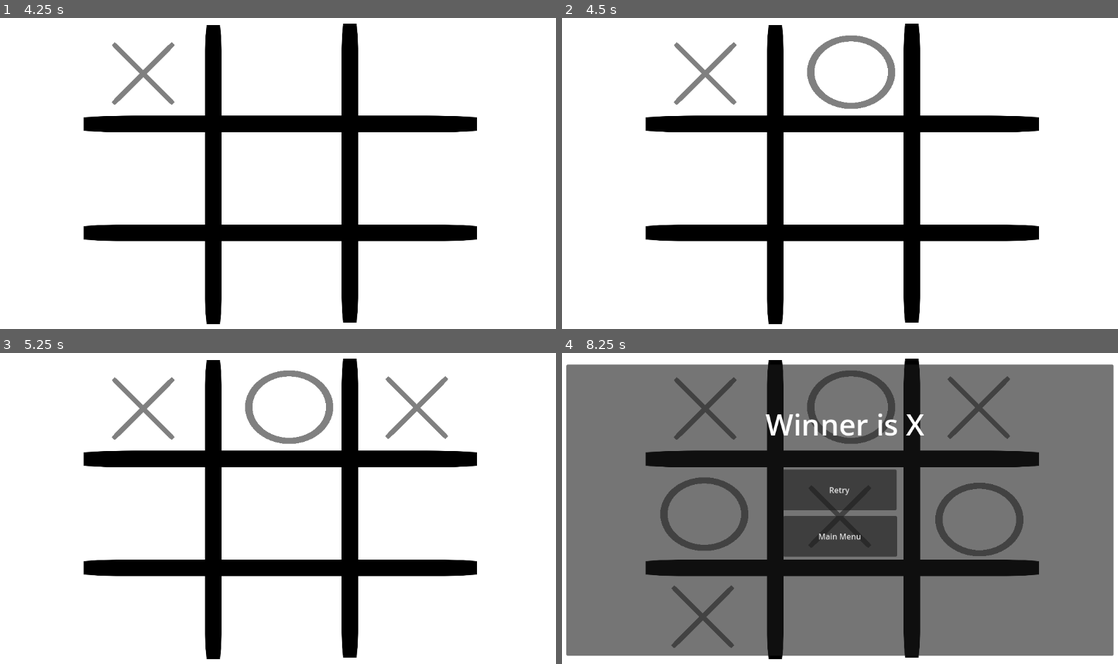
Above: before the commit, frames 1-4 (two rows, left to right).
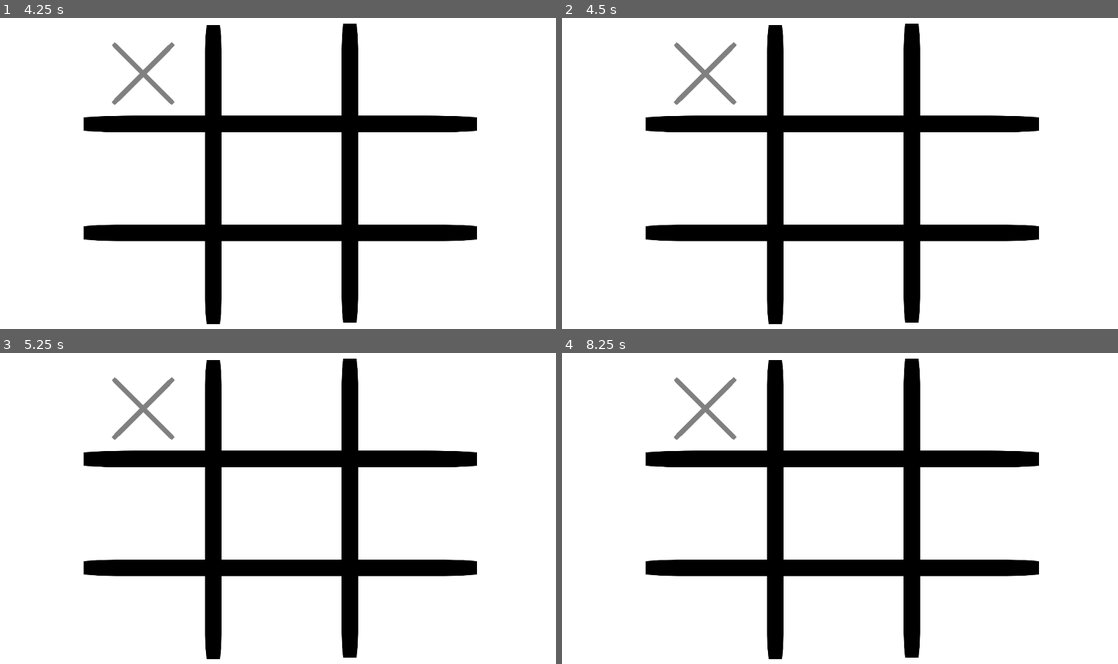
Above: after the commit, the same moments.

Repository: im-shashank/Tick-Tack-Toe
Game: Godot game, scene res://scenes/start_menu.tscn
Two runs of this game, one before a commit and one after it. Both use one fixed random seed, a clock stepped at 60 frames per second and the inputs below. The engine's default icon, where the game draws it, is replaced by a stand-in: a white triangle on a blue panel in a dark square.
Inputs (mouse positions are in pixels of both pictures, inside the frame that each line leads up to):
- Up to frame 1 (4.25 s): click "Multi player" at 0.5 s; click (316, 89) at 1.27 s; type "12" at 1.35 s; click "Host" at 2 s; click "Start game" at 2.75 s; click (144, 73) at 3.5 s
- Up to frame 2 (4.5 s): click (840, 70) at 4.25 s
- Up to frame 3 (5.25 s): click (417, 405) at 5 s
- Up to frame 4 (8.25 s): click (979, 514) at 5.75 s; click (840, 514) at 6.5 s; click (706, 514) at 7.25 s; click (706, 617) at 8 s

Frame 1 is identical in both runs. In frame 2, 0.9% of the frame differs, in the area x 44-60%, y 5-30%; in frame 3, 1.5%; in frame 4, 80%, in the area x 0-100%, y 3-98%.

Commit message:
multiplayer feature almost complete

Diff:
--- a/scenes/multiplayer.tscn
+++ b/scenes/multiplayer.tscn
@@ -1,10 +1,8 @@
-[gd_scene load_steps=3 format=3 uid="uid://dmmdkdmq3deo"]
+[gd_scene load_steps=2 format=3 uid="uid://dmmdkdmq3deo"]
 
 [ext_resource type="PackedScene" uid="uid://cqn8i5to1cg12" path="res://scenes/multiplayer_main.tscn" id="1_rykwk"]
-[ext_resource type="Script" path="res://scenes/scripts/multi_player.gd" id="2_cxqjd"]
 
 [node name="multiplayer" type="Node2D"]
 
 [node name="Main" parent="." instance=ExtResource("1_rykwk")]
 position = Vector2(7, 3)
-script = ExtResource("2_cxqjd")
--- a/scenes/scripts/MultiplayerManager.gd
+++ b/scenes/scripts/MultiplayerManager.gd
@@ -2,18 +2,6 @@
 
 
 var Players = {}
-
-var Grid = [
-	["", "", ""],
-	["", "", ""],
-	["", "", ""]
-]
-
-var CurrentTurn = "x"
-
-var Turn = 0
-
-var Winner = ""
 
 func _ready() -> void:
     pass
--- a/scenes/scripts/game_over_layer.gd
+++ b/scenes/scripts/game_over_layer.gd
@@ -15,5 +15,6 @@
 
 
 func _on_to_main_menu_pressed() -> void:
+	self.hide()
 	get_tree().paused = false
 	get_tree().change_scene_to_file("res://scenes/start_menu.tscn")
--- a/scenes/scripts/multi_player.gd
+++ b/scenes/scripts/multi_player.gd
@@ -7,27 +7,76 @@
 @onready var turn = 0;
 @onready var currentTurn = "x"
 
+@onready var peer: SceneMultiplayer = get_tree().get_multiplayer()
+
 @onready var grid = [
 	["", "", ""],
 	["", "", ""],
 	["", "", ""]
 ]
 
+
+@onready var buttonMap = {
+	0: [0, 0],
+	1: [0, 1],
+	2: [0, 2],
+	3: [1, 2],
+	4: [1, 1],
+	5: [1, 0],
+	6: [2, 0],
+	7: [2, 1],
+	8: [2, 2]
+}
+
+signal foundWinner
+signal matchDraw
+
 # Called when the node enters the scene tree for the first time.
 func _ready() -> void:
-	pass # Replace with function body.
+	peer.peer_packet.connect(receiveDataFromPeer)
+	$".".foundWinner.connect(display_gamer_over_overlay)
+	$".".matchDraw.connect(match_draw)
 
 
 # Called every frame. 'delta' is the elapsed time since the previous frame.
 func _process(delta: float) -> void:
+	makeChoiceVisible()
+
+
+func displayGameOverScreen():
 	if winner != null && winner != "":
 		get_node("GameOverLayer/Label").text = "Winner is " + winner
 		get_node("GameOverLayer").gameOver()
+		# foundWinner.emit()
 	if turn >= 9 && winner == null:
 		get_node("GameOverLayer/Label").text = "The game is a draw"
 		get_node("GameOverLayer").gameOver()
-	pass
-
+		# matchDraw.emit()
+
+
+func display_gamer_over_overlay():
+	get_node("GameOverLayer/Label").text = "Winner is " + winner
+	get_node("GameOverLayer").gameOver()
+
+
+func match_draw():
+	get_node("GameOverLayer/Label").text = "The game is a draw"
+	get_node("GameOverLayer").gameOver()
+
+
+func makeChoiceVisible():
+	for i in buttonMap:
+		var index = buttonMap[i]
+		if grid[index[0]][index[1]] == "X":
+			var x = x.get_child(i)
+			if !x.visible:
+				x.visible = true
+		if grid[index[0]][index[1]] == "O":
+			var o = o.get_child(i)
+			if !o.visible:
+				o.visible = true
+
+@rpc("any_peer")
 func checkWinner():
 	#algorithm that will check who is the winner
 	#check row
@@ -47,145 +96,188 @@
 		return grid[0][2]
 
 
+#send data to peers
+@rpc("any_peer")
+func sendDataToPeers():
+	var data = {
+		"grid": grid,
+		"currentTurn": currentTurn,
+		"turn": turn,
+		"winner": winner
+	}
+	var json_string = JSON.stringify(data)
+	var bytes = json_string.to_utf8_buffer()
+	peer.send_bytes(bytes)
+
+
+#receive data from peers
+@rpc("any_peer")
+func receiveDataFromPeer(id: int, packet: PackedByteArray):
+	var data = JSON.parse_string(packet.get_string_from_utf8())
+	grid = data["grid"]
+	currentTurn = data["currentTurn"]
+	turn = data["turn"]
+	winner = data["winner"]
+	print("winner is ", winner)
+
+
 func _on_button_1_pressed() -> void:
-	if currentTurn == "x" && grid[0][0] == "":
+	if currentTurn == "x" && grid[0][0] == "" && peer.is_server():
 		turn += 1
 		var x1 = x.get_child(0)
 		x1.visible = true
 		grid[0][0] = "X"
 		currentTurn = "o"
-	elif currentTurn == "o" && grid[0][0] == "":
+	elif currentTurn == "o" && grid[0][0] == "" && !peer.is_server():
 		turn += 1
 		var o1 = o.get_child(0)
 		o1.visible = true
 		grid[0][0] = "O"
 		currentTurn = "x"
 	winner = checkWinner()
+	sendDataToPeers()
+	displayGameOverScreen()
 
 
 func _on_button_2_pressed() -> void:
-	if currentTurn == "x" && grid[0][1] == "":
+	if currentTurn == "x" && grid[0][1] == "" && peer.is_server():
 		turn += 1
 		var x2 = x.get_child(1)
 		x2.visible = true
 		grid[0][1] = "X"
 		currentTurn = "o"
-	elif currentTurn == "o" && grid[0][1] == "":
+	elif currentTurn == "o" && grid[0][1] == "" && !peer.is_server():
 		turn += 1
 		var o2 = o.get_child(1)
 		o2.visible = true
 		grid[0][1] = "O"
 		currentTurn = "x"
 	winner = checkWinner()
+	sendDataToPeers()
+	displayGameOverScreen()
 
 
 func _on_button_3_pressed() -> void:
-	if currentTurn == "x" && grid[0][2] == "":
+	if currentTurn == "x" && grid[0][2] == "" && peer.is_server():
 		turn += 1
 		var x3 = x.get_child(2)
 		x3.visible = true
 		grid[0][2] = "X"
 		currentTurn = "o"
-	elif currentTurn == "o" && grid[0][2] == "":
+	elif currentTurn == "o" && grid[0][2] == "" && !peer.is_server():
 		turn += 1
 		var o3 = o.get_child(2)
 		o3.visible = true
 		grid[0][2] = "O"
 		currentTurn = "x"
 	winner = checkWinner()
+	sendDataToPeers()
+	displayGameOverScreen()
 
 
 func _on_button_4_pressed() -> void:
-	if currentTurn == "x" && grid[1][2] == "":
+	if currentTurn == "x" && grid[1][2] == "" && peer.is_server():
 		turn += 1
 		var x4 = x.get_child(3)
 		x4.visible = true
 		grid[1][2] = "X"
 		currentTurn = "o"
-	elif currentTurn == "o" && grid[1][2] == "":
+	elif currentTurn == "o" && grid[1][2] == "" && !peer.is_server():
 		turn += 1
 		var o4 = o.get_child(3)
 		o4.visible = true
 		grid[1][2] = "O"
 		currentTurn = "x"
 	winner = checkWinner()
+	sendDataToPeers()
+	displayGameOverScreen()
 
 
 func _on_button_5_pressed() -> void:
-	if currentTurn == "x" && grid[1][1] == "":
+	if currentTurn == "x" && grid[1][1] == "" && peer.is_server():
 		turn += 1
 		var x5 = x.get_child(4)
 		x5.visible = true
 		grid[1][1] = "X"
 		currentTurn = "o"
-	elif currentTurn == "o" && grid[1][1] == "":
+	elif currentTurn == "o" && grid[1][1] == "" && !peer.is_server():
 		turn += 1
 		var o5 = o.get_child(4)
 		o5.visible = true
 		grid[1][1] = "O"
 		currentTurn = "x"
 	winner = checkWinner()
+	sendDataToPeers()
+	displayGameOverScreen()
 
 
 func _on_button_6_pressed() -> void:
-	if currentTurn == "x" && grid[1][0] == "":
+	if currentTurn == "x" && grid[1][0] == "" && peer.is_server():
 		turn += 1
 		var x6 = x.get_child(5)
 		x6.visible = true
 		grid[1][0] = "X"
 		currentTurn = "o"
-	elif currentTurn == "o" && grid[1][0] == "":
+	elif currentTurn == "o" && grid[1][0] == "" && !peer.is_server():
 		turn += 1
 		var o6 = o.get_child(5)
 		o6.visible = true
 		grid[1][0] = "O"
 		currentTurn = "x"
 	winner = checkWinner()
+	sendDataToPeers()
+	displayGameOverScreen()
 
 
 func _on_button_7_pressed() -> void:
-	if currentTurn == "x" && grid[2][0] == "":
+	if currentTurn == "x" && grid[2][0] == "" && peer.is_server():
 		turn += 1
 		var x7 = x.get_child(6)
 		x7.visible = true
 		grid[2][0] = "X"
 		currentTurn = "o"
-	elif currentTurn == "o" && grid[2][0] == "":
+	elif currentTurn == "o" && grid[2][0] == "" && !peer.is_server():
 		turn += 1
 		var o7 = o.get_child(6)
 		o7.visible = true
 		grid[2][0] = "O"
 		currentTurn = "x"
 	winner = checkWinner()
+	sendDataToPeers()
+	displayGameOverScreen()
 
 
 func _on_button_8_pressed() -> void:
-	if currentTurn == "x" && grid[2][1] == "":
+	if currentTurn == "x" && grid[2][1] == "" && peer.is_server():
 		turn += 1
 		var x8 = x.get_child(7)
 		x8.visible = true
 		grid[2][1] = "X"
 		currentTurn = "o"
-	elif currentTurn == "o" && grid[2][1] == "":
+	elif currentTurn == "o" && grid[2][1] == "" && !peer.is_server():
 		turn += 1
 		var o8 = o.get_child(7)
 		o8.visible = true
 		grid[2][1] = "O"
 		currentTurn = "x"
 	winner = checkWinner()
+	sendDataToPeers()
+	displayGameOverScreen()
 
 
 func _on_button_9_pressed() -> void:
-	if currentTurn == "x" && grid[2][2] == "":
+	if currentTurn == "x" && grid[2][2] == "" && peer.is_server():
 		turn += 1
 		var x9 = x.get_child(8)
 		x9.visible = true
 		grid[2][2] = "X"
 		currentTurn = "o"
-	elif currentTurn == "o" && grid[2][2] == "":
+	elif currentTurn == "o" && grid[2][2] == "" && !peer.is_server():
 		turn += 1
 		var o9 = o.get_child(8)
 		o9.visible = true
 		grid[2][2] = "O"
 		currentTurn = "x"
 	winner = checkWinner()
+	sendDataToPeers()
+	displayGameOverScreen()
--- a/scenes/scripts/multiplayer_host_or_join.gd
+++ b/scenes/scripts/multiplayer_host_or_join.gd
@@ -24,7 +24,7 @@
 
 
 func connected_to_server():
-	sendPlayerInformation.rpc($Buttons/LineEdit.text, multiplayer.get_unique_id())
+	sendPlayerInformation.rpc($Buttons/LineEdit.text, multiplayer.get_unique_id(), peer)
 
 
 func server_disconnected():
@@ -32,18 +32,17 @@
 
 
 @rpc("any_peer")
-func sendPlayerInformation(name, id):
+func sendPlayerInformation(name, id, peer):
 	if !MultiplayerManager.Players.has(id):
-		print("did not find " + str(id) + " player id so adding it")
 		MultiplayerManager.Players[id] = {
 			"name": name,
-			"id": id
+			"id": id,
+			"peer": peer
 		}
 
 	elif multiplayer.is_server():
-		print(MultiplayerManager.Players)
 		for i in MultiplayerManager.Players:
-			sendPlayerInformation(MultiplayerManager.Players[i].name, i)
+			sendPlayerInformation(MultiplayerManager.Players[i].name, i, peer)
 
 
 #let's load multiplayer scene
@@ -69,7 +68,7 @@
 
 	multiplayer.set_multiplayer_peer(peer)
 	print("waiting for players!")
-	sendPlayerInformation($Buttons/LineEdit.text, multiplayer.get_unique_id())
+	sendPlayerInformation($Buttons/LineEdit.text, multiplayer.get_unique_id(), peer)
 
 
 #this function will be called when the player wants to join a session
